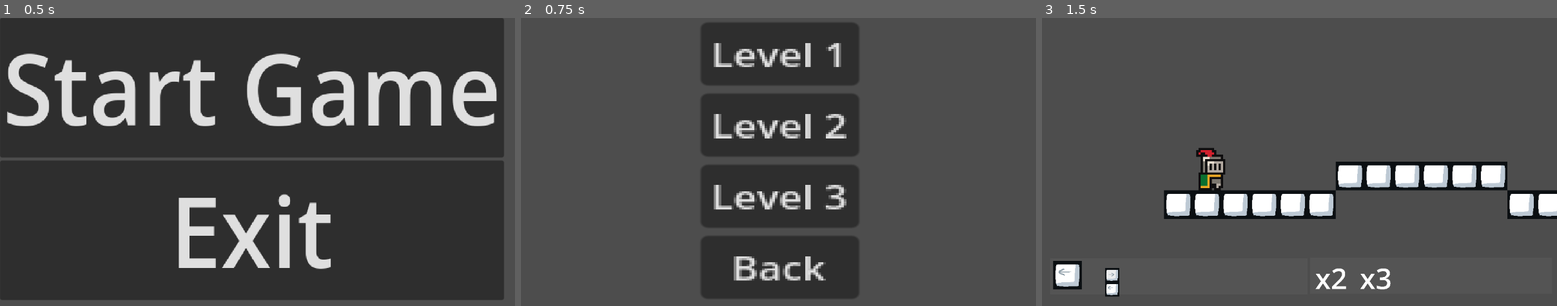
Above: before the commit, frames 1-3 (left to right).
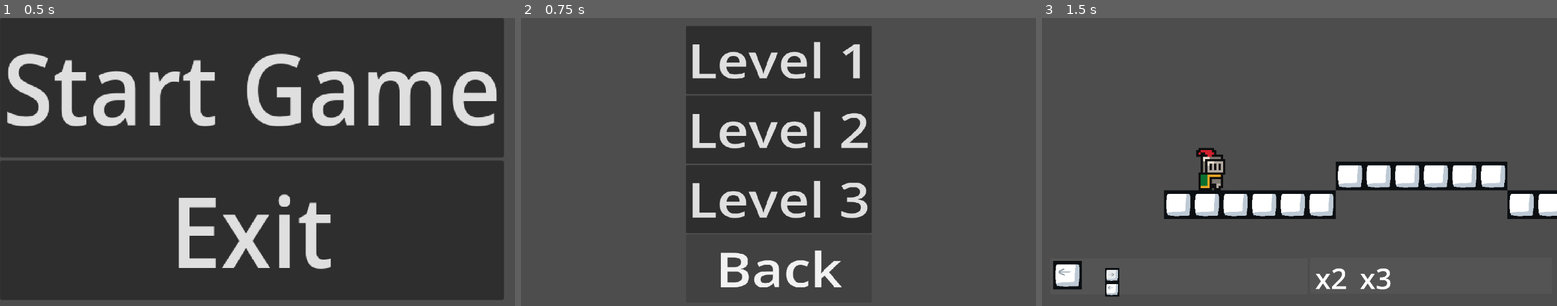
Above: after the commit, the same moments.

Repository: matt-neave/shapeEscape
Game: Godot game, scene res://scenes/menu.tscn
The game is run twice, just before and just after one commit, with the same random seed, the same clock (stepped at 60 frames per second) and the same inputs.
Inputs:
- Up to frame 1 (0.5 s): no input
- Up to frame 2 (0.75 s): click "Start Game" at 0.5 s
- Up to frame 3 (1.5 s): click "Level 1" at 1.25 s

Frame 1 is identical in both runs. In frame 2, 13% of the frame differs, in the area x 32-69%, y 1-94%; in frame 3, nothing differs.

Commit message:
Fixed resolution on menu buttons

Diff:
--- a/scenes/level_select.tscn
+++ b/scenes/level_select.tscn
@@ -8,11 +8,11 @@
 
 [node name="CenterContainer" type="CenterContainer" parent="."]
 layout_mode = 0
-offset_left = 305.0
-offset_top = 10.0
-offset_right = 401.0
-offset_bottom = 146.0
-scale = Vector2(5.71514, 4.55265)
+offset_left = 369.0
+offset_top = 18.0
+offset_right = 804.0
+offset_bottom = 762.0
+scale = Vector2(0.95514, 0.83265)
 
 [node name="VBoxContainer" type="VBoxContainer" parent="CenterContainer"]
 layout_mode = 2
@@ -20,20 +20,24 @@
 
 [node name="Level1" type="Button" parent="CenterContainer/VBoxContainer"]
 layout_mode = 2
+theme_override_font_sizes/font_size = 128
 text = "Level 1
 "
 
 [node name="Level2" type="Button" parent="CenterContainer/VBoxContainer"]
 layout_mode = 2
+theme_override_font_sizes/font_size = 128
 text = "Level 2
 "
 
 [node name="Level3" type="Button" parent="CenterContainer/VBoxContainer"]
 layout_mode = 2
+theme_override_font_sizes/font_size = 128
 text = "Level 3
 "
 
 [node name="Back" type="Button" parent="CenterContainer/VBoxContainer"]
 layout_mode = 2
+theme_override_font_sizes/font_size = 128
 text = "Back
 "
